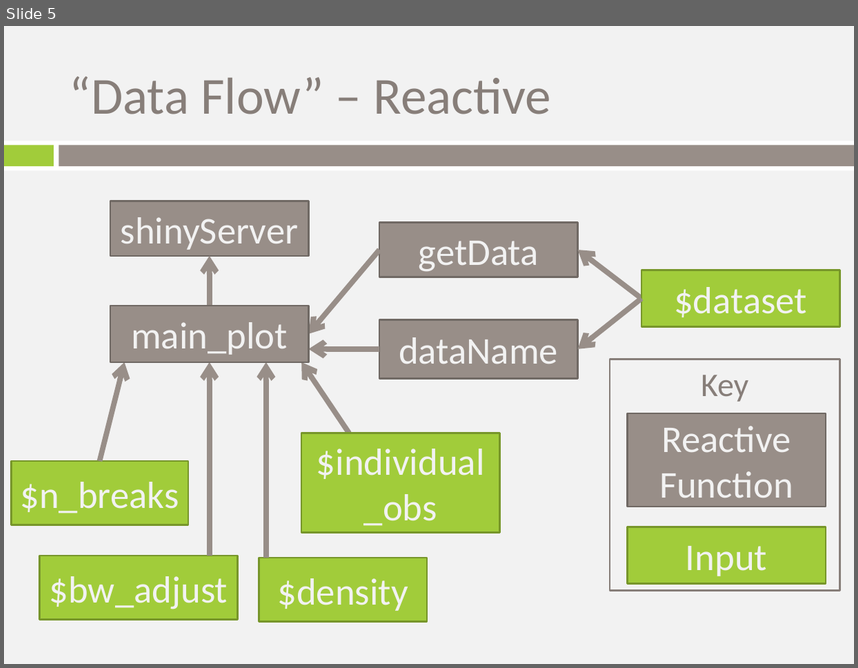
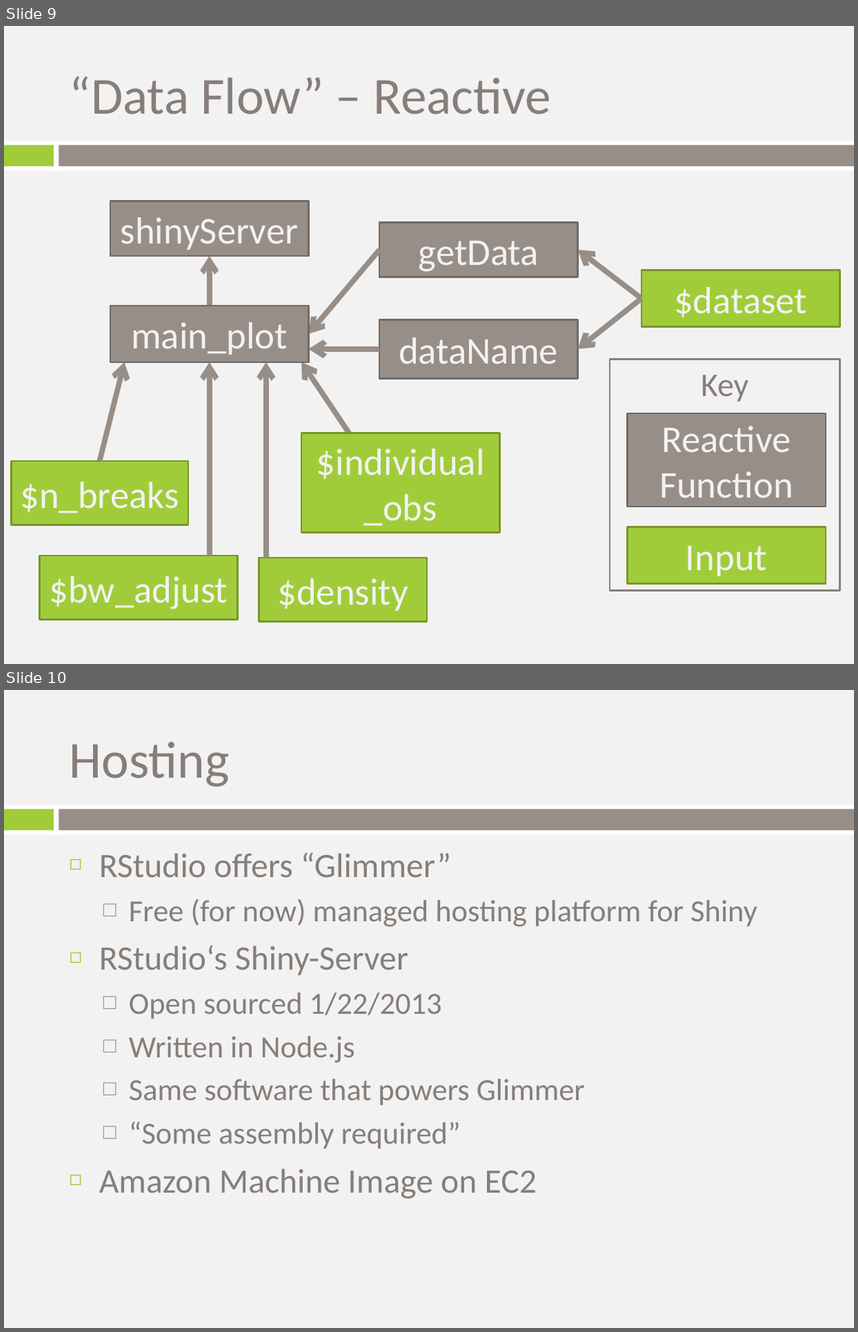
Before and after one commit to trestletech/shiny-sandbox, a slide deck: shiny_introduction.pptx. Shown one above the other, each under a label of ours: slide 5 before the commit, slides 9 and 10 after it. The pictures are 858x668 and 858x1332 pixels, drawn with LibreOffice and Linux fonts; fonts in the diff are those of the drawing; background and template pictures are left out. Boxes give left, top, right and bottom in pixels: in the first picture for what was removed or moved away, otherwise in the second. Text is boxed around its words. In the diff, an @@ line names an element or a change of style, - is before the commit and + after.

Commit message:
Added motivation and hosting slides.

```diff
--- a/shiny_introduction.pptx
+++ b/shiny_introduction.pptx
@@ slide 10 added at (4, 690, 854, 1328), background picture (left out); not listed: 3 template elements that a slide beside it also shows @@
@@ title added at (70, 742, 230, 787), 44 pt, text #877E79 @@
+Hosting
@@ text added at (99, 852, 757, 1199), 26 pt, text #877E79 @@
+◻ RStudio offers “Glimmer”
+  □ Free (for now) managed hosting platform for Shiny
+◻ RStudio‘s Shiny-Server
+  □ Open sourced 1/22/2013
+  □ Written in Node.js
+  □ Same software that powers Glimmer
+  □ “Some assembly required”
+◻ Amazon Machine Image on EC2
@@ what was slide 5 is now slide 9 @@
```
Also in this commit, not shown: 1 slide changed, 4 other slides added.
